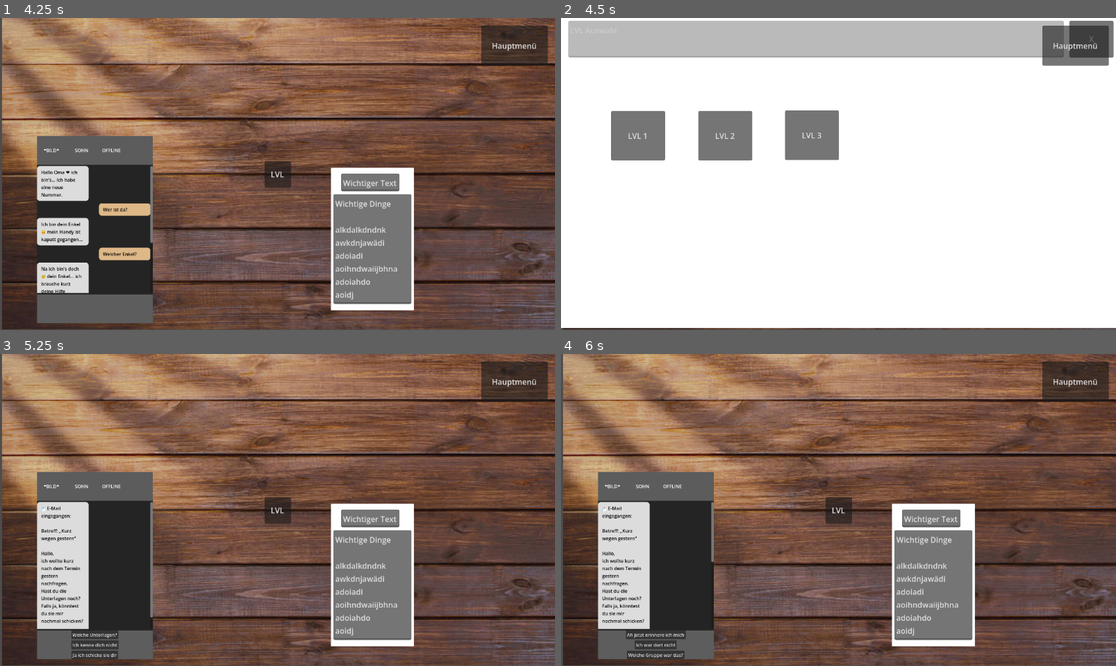
Above: before the commit, frames 1-4 (two rows, left to right).
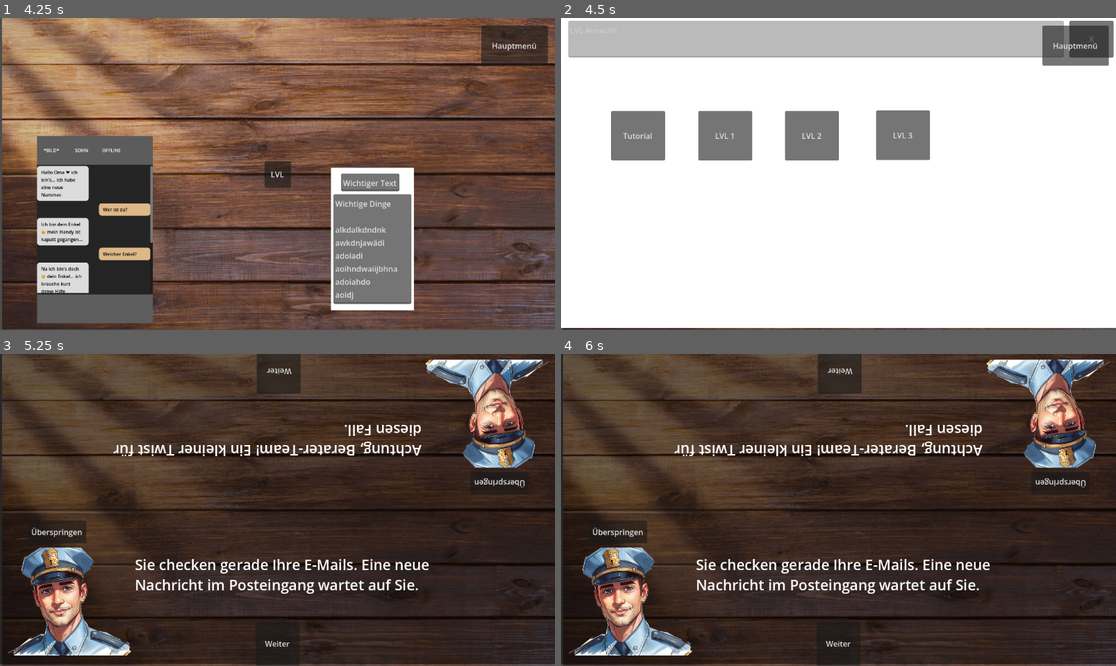
Above: after the commit, the same moments.

Repository: EgmundEGG/Enkeltrickbetr-ger-Spiel
Game: Godot game, scene res://Scenes/MainMenu.tscn
The game is run twice, just before and just after one commit, with the same random seed, the same clock (stepped at 60 frames per second) and the same inputs.
Inputs (mouse positions are in pixels of both pictures, inside the frame that each line leads up to):
- Up to frame 1 (4.25 s): click "Direktnachrichten" at 0.5 s; click "Wer ist da?" at 1.25 s; click "Welcher Enkel?" at 2 s; click "Wie heißt du?" at 2.75 s; click "Das ist Betrug!" at 3.5 s
- Up to frame 2 (4.5 s): click "LVL" at 4.25 s
- Up to frame 3 (5.25 s): click "LVL 1" at 5 s
- Up to frame 4 (6 s): click (655, 634) at 5.75 s, where only the run before the commit has a clickable "Welche Unterlagen?"

Frame 1 is identical in both runs. In frame 2, 1.7% of the frame differs, in the area x 11-67%, y 29-46%; in frame 3, 94%, in the area x 0-100%, y 0-100%; in frame 4, 94%.

Commit message:
Story vor dem Level & Tutorial-Level
Beinhaltet Story & Tutorial.
Zusätzlich noch ein Button der ermöglicht die Story zu überspringen.

Diff:
--- /dev/null
+++ b/enkeltrick-betrug/Scenes/Agent.tscn
@@ -0,0 +1,66 @@
+[gd_scene format=3 uid="uid://cahggf1nf718"]
+
+[ext_resource type="Script" uid="uid://b1catkcpsgvv2" path="res://Scenes/agent.gd" id="1_xhs4t"]
+[ext_resource type="Texture2D" uid="uid://df77lnbqj53jp" path="res://image/agent.png" id="2_morgh"]
+
+[node name="Agent" type="Control" unique_id=1273825380]
+custom_minimum_size = Vector2(200, 650)
+layout_mode = 3
+anchors_preset = 12
+anchor_top = 1.0
+anchor_right = 1.0
+anchor_bottom = 1.0
+offset_top = -650.0
+grow_horizontal = 2
+grow_vertical = 0
+mouse_filter = 2
+script = ExtResource("1_xhs4t")
+
+[node name="ColorRect" type="ColorRect" parent="." unique_id=1613576036]
+layout_mode = 1
+offset_top = 322.0
+offset_right = 1157.0
+offset_bottom = 647.0
+mouse_filter = 2
+color = Color(0, 0, 0, 0.49411765)
+
+[node name="AgentBild" type="TextureRect" parent="." unique_id=1336633762]
+layout_mode = 1
+offset_left = -76.0
+offset_top = 405.0
+offset_right = 323.0487
+offset_bottom = 629.0
+texture = ExtResource("2_morgh")
+expand_mode = 1
+
+[node name="RichTextLabel" type="RichTextLabel" parent="." unique_id=4274349]
+layout_mode = 1
+offset_left = 280.0
+offset_top = 419.0
+offset_right = 1018.0
+offset_bottom = 563.0
+mouse_filter = 2
+theme_override_font_sizes/normal_font_size = 30
+
+[node name="NextButton" type="Button" parent="." unique_id=1134096788]
+layout_mode = 1
+anchors_preset = 7
+anchor_left = 0.5
+anchor_top = 1.0
+anchor_right = 0.5
+anchor_bottom = 1.0
+offset_left = -45.5
+offset_top = -91.0
+offset_right = 45.5
+grow_horizontal = 2
+grow_vertical = 0
+
+[node name="SkipButton" type="Button" parent="." unique_id=943845378]
+layout_mode = 0
+offset_left = 58.0
+offset_top = 349.0
+offset_right = 179.0
+offset_bottom = 396.0
+text = "Überspringe ..."
+
+[connection signal="pressed" from="NextButton" to="." method="_on_next_button_pressed"]
--- a/enkeltrick-betrug/Scenes/Handy.tscn
+++ b/enkeltrick-betrug/Scenes/Handy.tscn
@@ -1,10 +1,12 @@
 [gd_scene format=3 uid="uid://byahlyysvua57"]
 
 [ext_resource type="Script" uid="uid://crvsd7uyqch82" path="res://chat.gd" id="1_adtv2"]
+[ext_resource type="Script" uid="uid://cbfd23nrlppi8" path="res://Scenes/handy.gd" id="1_u0qhy"]
 [ext_resource type="Texture2D" uid="uid://bf3wm35tkqn0e" path="res://image/Lvl hintergrund.png" id="2_lf3ts"]
 [ext_resource type="Script" uid="uid://byrtcbu5wo2km" path="res://lv_l_button.gd" id="3_i3lhd"]
 [ext_resource type="Script" uid="uid://rghbh5jd0a8o" path="res://lvl_auswahl.gd" id="4_btpht"]
 [ext_resource type="Script" uid="uid://6leggv6jfhv5" path="res://MainMenu/Scripts/MenuButton.gd" id="5_kjkul"]
+[ext_resource type="PackedScene" uid="uid://cahggf1nf718" path="res://Scenes/Agent.tscn" id="7_r48s6"]
 
 [node name="Game" type="Control" unique_id=264381244]
 custom_minimum_size = Vector2(400, 0)
@@ -14,6 +16,7 @@
 anchor_bottom = 1.0
 grow_horizontal = 2
 grow_vertical = 2
+script = ExtResource("1_u0qhy")
 
 [node name="LvlHintergrund" type="Sprite2D" parent="." unique_id=122819531]
 position = Vector2(580.62506, 323)
@@ -215,27 +218,35 @@
 text = "LVL Auswahl"
 editable = false
 
-[node name="Button" type="Button" parent="LVLAuswahl" unique_id=1923458663]
+[node name="Button_Tutorial" type="Button" parent="LVLAuswahl" unique_id=916298320]
 layout_mode = 0
 offset_left = 104.0
 offset_top = 193.0
 offset_right = 216.0
 offset_bottom = 296.0
-text = "LVL 1"
-
-[node name="Button2" type="Button" parent="LVLAuswahl" unique_id=883536380]
+text = "Tutorial"
+
+[node name="Button" type="Button" parent="LVLAuswahl" unique_id=1923458663]
 layout_mode = 0
 offset_left = 285.0
 offset_top = 193.0
 offset_right = 397.0
 offset_bottom = 296.0
+text = "LVL 1"
+
+[node name="Button2" type="Button" parent="LVLAuswahl" unique_id=883536380]
+layout_mode = 0
+offset_left = 465.0
+offset_top = 193.0
+offset_right = 577.0
+offset_bottom = 296.0
 text = "LVL 2"
 
 [node name="Button3" type="Button" parent="LVLAuswahl" unique_id=580341785]
 layout_mode = 0
-offset_left = 465.0
+offset_left = 654.0
 offset_top = 192.0
-offset_right = 577.0
+offset_right = 766.0
 offset_bottom = 295.0
 text = "LVL 3
 "
@@ -249,7 +260,7 @@
 text = "X
 "
 
-[node name="Button" type="Button" parent="." unique_id=1155998799]
+[node name="Main_Button" type="Button" parent="." unique_id=1155998799]
 layout_mode = 1
 anchors_preset = -1
 anchor_left = 1.0
@@ -263,4 +274,17 @@
 script = ExtResource("5_kjkul")
 SceneName = "MainMenu"
 
+[node name="AgentOben" parent="." unique_id=284224592 instance=ExtResource("7_r48s6")]
+layout_mode = 1
+offset_left = 1155.0
+offset_top = -7.0
+offset_right = 1155.0
+offset_bottom = 643.0
+rotation = 3.1415927
+
+[node name="AgentUnten" parent="." unique_id=1273825380 instance=ExtResource("7_r48s6")]
+layout_mode = 1
+offset_top = -651.0
+offset_bottom = -1.0
+
 [connection signal="pressed" from="LvLButton/Button" to="Chat" method="_on_button_pressed"]
--- /dev/null
+++ b/enkeltrick-betrug/Scenes/agent.gd
@@ -0,0 +1,58 @@
+extends Control
+
+signal tutorial_finished
+
+@onready var text_label = $RichTextLabel
+@onready var next_button = $NextButton
+@onready var skip_button = $SkipButton
+
+var dialog_texte = []
+var aktueller_index = 0
+var skip_status = 0
+
+func _ready():
+	skip_button.pressed.connect(_on_skip_button_pressed)
+
+func start_dialogue(texte: Array[String]):
+	dialog_texte = texte
+	aktueller_index = 0
+
+	skip_status = 0
+	skip_button.text = "Überspringen"
+	skip_button.modulate = Color(1, 1, 1)
+
+	show()
+	update_text()
+
+func update_text():
+	if dialog_texte.size() == 0:
+		return
+
+	text_label.text = dialog_texte[aktueller_index]
+
+	if aktueller_index == dialog_texte.size() - 1:
+		next_button.text = "Bereit!"
+	else:
+		next_button.text = "Weiter"
+
+func _on_next_button_pressed():
+	if skip_status == 1:
+		skip_status = 0
+		skip_button.text = "Überspringen"
+		skip_button.modulate = Color(1, 1, 1)
+
+	if aktueller_index >= dialog_texte.size() - 1:
+		hide()
+		tutorial_finished.emit()
+	else:
+		aktueller_index += 1
+		update_text()
+
+func _on_skip_button_pressed():
+	if skip_status == 0:
+		skip_button.text = "Sicher überspringen?"
+		skip_button.modulate = Color(1, 0.5, 0.5)
+		skip_status = 1
+	elif skip_status == 1:
+		hide()
+		tutorial_finished.emit()
--- /dev/null
+++ b/enkeltrick-betrug/Scenes/handy.gd
@@ -0,0 +1,55 @@
+extends Node
+
+@onready var chat = $Chat
+@onready var lvl_auswahl = $LVLAuswahl
+@onready var agent_unten = $AgentUnten
+@onready var agent_oben = $AgentOben
+@onready var paiper = $Paiper
+@onready var lvl_button = $LvLButton
+@onready var main_button = $Main_Button
+
+var bereit_unten = false
+var bereit_oben = false
+var aktuelles_level = ""
+
+func _ready():
+	agent_unten.hide()
+	agent_oben.hide()
+
+	agent_unten.tutorial_finished.connect(_on_agent_unten_fertig)
+	agent_oben.tutorial_finished.connect(_on_agent_oben_fertig)
+
+func starte_level_mit_tutorial(level_pfad: String):
+	aktuelles_level = level_pfad
+	bereit_unten = false
+	bereit_oben = false
+
+	# Kram ausblenden
+	lvl_auswahl.hide()
+	chat.hide()
+	lvl_button.hide()
+	paiper.hide()
+	main_button.hide()
+
+	var level_daten = load(level_pfad).new()
+
+	agent_unten.start_dialogue(level_daten.agenten_text_unten)
+	agent_oben.start_dialogue(level_daten.agenten_text_oben)
+
+func _on_agent_unten_fertig():
+	bereit_unten = true
+	checke_start()
+
+func _on_agent_oben_fertig():
+	bereit_oben = true
+	checke_start()
+
+func checke_start():
+	if bereit_unten and bereit_oben:
+
+		chat.show()
+		paiper.show()
+		lvl_button.show()
+		main_button.show()
+
+		chat.lvlLoad(aktuelles_level)
--- a/enkeltrick-betrug/lvl/lvl_0.gd
+++ b/enkeltrick-betrug/lvl/lvl_0.gd
@@ -1,5 +1,16 @@
 extends Resource
 
+var agenten_text_unten: Array[String] = [
+	"Sie checken gerade Ihre E-Mails. Eine neue Nachricht im Posteingang wartet auf Sie.",
+	"Jemand schreibt Sie wegen eines Termins von gestern an und bittet um Unterlagen. Die Person hat jedoch vergessen, ihren Namen zu nennen.",
+	"Handelt es sich um einen Betrugsversuch oder nur um einen unorganisierten Kollegen? Finden Sie es durch clevere Nachfragen heraus."
+]
+
+var agenten_text_oben: Array[String] = [
+	"Achtung, Berater-Team! Ein kleiner Twist für diesen Fall.",
+	"Nicht jede unklare Nachricht ist sofort ein Betrug. Manchmal tippen Leute einfach zu schnell und vergessen, sich richtig vorzustellen.",
+	"Helfen Sie dem Spieler am Handy dabei, durch geschickte Rückfragen die Identität des Absenders zu klären, ohne einen echten Kontakt vor den Kopf zu stoßen."
+]
 
 var dialog = {
 
--- a/enkeltrick-betrug/lvl/lvl_1.gd
+++ b/enkeltrick-betrug/lvl/lvl_1.gd
@@ -1,5 +1,16 @@
 extends Resource
 
+var agenten_text_unten: Array[String] = [
+	"Es ist ein ruhiger Nachmittag. Sie sitzen gemütlich bei einer Tasse Kaffee, als plötzlich Ihr Handy vibriert.",
+	"Eine Nachricht von einer unbekannten Nummer taucht auf dem Display auf. Jemand behauptet, Ihr Enkel zu sein.",
+	"Lesen Sie die Nachrichten laut vor und entscheiden Sie gemeinsam mit Ihren Beratern, wie Sie reagieren."
+]
+
+var agenten_text_oben: Array[String] = [
+	"Ein neuer Fall startet. Der Spieler am Handy wird gleich von einer völlig fremden Nummer kontaktiert.",
+	"Die Geschichte beginnt mit einem angeblich kaputten Handy und einer neuen Nummer. Ein klassischer Einstieg.",
+	"Hören Sie gut zu. Sobald von einer dringenden Überweisung oder einem Notfall die Rede ist, müssen Sie sofort Alarm schlagen!"
+]
 
 var dialog = {
 
--- a/enkeltrick-betrug/lvl/lvl_2.gd
+++ b/enkeltrick-betrug/lvl/lvl_2.gd
@@ -1,6 +1,16 @@
 extends Resource
 
+var agenten_text_unten: Array[String] = [
+	"Ein neuer Tag, eine neue Benachrichtigung. Ihr Smartphone leuchtet auf.",
+	"Der DHL-Paketservice meldet sich bei Ihnen. Angeblich hängt ein Paket von Ihnen beim Zoll fest und kann nicht zugestellt werden.",
+	"Erwarten Sie überhaupt ein Paket? Schauen Sie sich die Forderungen genau an, bevor Sie voreilig handeln."
+]
 
+var agenten_text_oben: Array[String] = [
+	"Die Szene wechselt. Wir haben es hier mit einer angeblichen Paket-Zustellung zu tun.",
+	"Betrüger nutzen oft das DHL-Logo, um Vertrauen zu wecken. Achten Sie gleich auf zwei Dinge:",
+	"Gibt es einen verdächtigen Link? Und wird mit künstlichem Zeitdruck gearbeitet, um eine kleine Gebühr zu erpressen? Beraten Sie Ihren Mitspieler!"
+]
 
 var dialog = {
 
--- /dev/null
+++ b/enkeltrick-betrug/lvl/lvl_tutorial.gd
@@ -0,0 +1,32 @@
+extends Resource
+
+# Texte für Handy-Person
+var agenten_text_unten: Array[String] = [
+	"Hallo! Ich bin Ihr digitaler Berater. Schön, dass Sie hier sind.",
+	"Vor Ihnen sehen Sie gleich ein simuliertes Smartphone.",
+	"Ihre Aufgabe: Lesen Sie eingehende Nachrichten laut vor und entscheiden Sie, wie Sie antworten möchten.",
+	"Aber Vorsicht: Nicht jede Nachricht ist echt! Ihre Mitspieler auf der anderen Seite haben wichtige Hinweise für Sie.",
+	"Sprechen Sie sich gut mit Ihrem Team ab und treffen Sie gemeinsam eine Entscheidung. Viel Erfolg!"
+]
+
+# Texte für "Berater"
+var agenten_text_oben: Array[String] = [
+	"Hallo Berater-Team! Ihre Rolle ist für den Erfolg der Gruppe extrem wichtig.",
+	"Der Spieler auf der anderen Seite bedient gleich das Handy. Er wird Ihnen die Nachrichten vorlesen.",
+	"Nutzen Sie Ihr Wissen und die Hinweise, um verdächtige Auffälligkeiten in den Nachrichten zu erkennen.",
+	"Hören Sie gut zu, vergleichen Sie die Nachrichten und beraten Sie den Hauptspieler bei seiner Entscheidung!"
+]
+
+var dialog = {
+	"start": {
+		"text": "System-Nachricht:\n\nDies ist ein kurzer Übungs-Chat. Hier lernen Sie die Steuerung kennen.\n\nBitte tippen Sie unten rechts auf die Schaltfläche 'Ich verstehe', um fortzufahren.",
+		"options": [
+			{"text": "Ich verstehe", "next": "win"}
+		]
+	},
+
+	"win": {
+		"text": "✅ WUNDERBAR!\n\nSie haben die Steuerung erfolgreich getestet.\nDie Gruppe kann nun über das Menü mit dem ersten echten Fall beginnen.",
+		"options": []
+	}
+}
--- a/enkeltrick-betrug/lvl_auswahl.gd
+++ b/enkeltrick-betrug/lvl_auswahl.gd
@@ -1,17 +1,22 @@
 extends Control
 @onready var exitButton = $Exit
-@onready var lvl1 = $Button
-@onready var lvl2 = $Button2
-@onready var lvl3 = $Button3
+@onready var lvl1 = $Button_Tutorial
+@onready var lvl2 = $Button
+@onready var lvl3 = $Button2
+@onready var lvl4 = $Button3
 @onready var chat = $"../Chat"
 
 @onready var lvl_panel = $"."
+
+@onready var game_manager = $".."
+
 # Called when the node enters the scene tree for the first time.
 func _ready() -> void:
 	exitButton.pressed.connect(_on_exit_pressed)
 	lvl1.pressed.connect(_on_lvl1_pressed)
 	lvl2.pressed.connect(_on_lvl2_pressed)
 	lvl3.pressed.connect(_on_lvl3_pressed)
+	lvl4.pressed.connect(_on_lvl4_pressed)
 	pass
 
 # Called every frame. 'delta' is the elapsed time since the previous frame.
@@ -23,16 +28,21 @@
 	pass
 
 func _on_lvl1_pressed():
-	chat.lvlLoad("res://lvl/lvl_0.gd")
+	game_manager.starte_level_mit_tutorial("res://lvl/lvl_tutorial.gd")
 	visible = false
 	pass
 
 func _on_lvl2_pressed():
-	chat.lvlLoad("res://lvl/lvl_1.gd")
+	game_manager.starte_level_mit_tutorial("res://lvl/lvl_0.gd")
 	visible = false
 	pass
 
 func _on_lvl3_pressed():
-	chat.lvlLoad("res://lvl/lvl_2.gd")
+	game_manager.starte_level_mit_tutorial("res://lvl/lvl_1.gd")
 	visible = false
 	pass
+
+func _on_lvl4_pressed():
+	game_manager.starte_level_mit_tutorial("res://lvl/lvl_2.gd")
+	visible = false
+	pass
Not shown, added: enkeltrick-betrug/Scenes/agent.gd.uid
Not shown, added: enkeltrick-betrug/Scenes/handy.gd.uid
Binary file added: enkeltrick-betrug/image/agent.png
Not shown, added: enkeltrick-betrug/image/agent.png.import
Not shown, added: enkeltrick-betrug/lvl/lvl_tutorial.gd.uid
